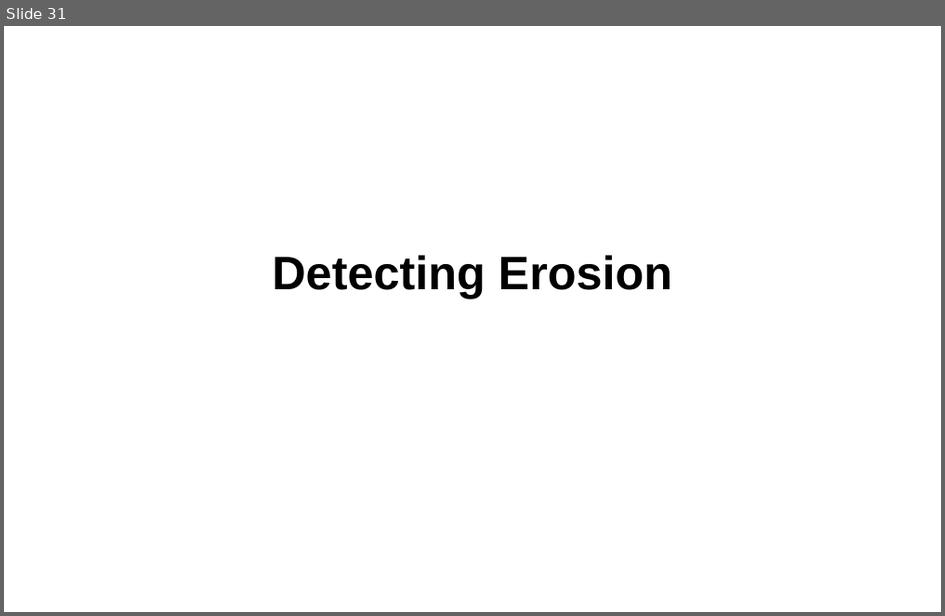
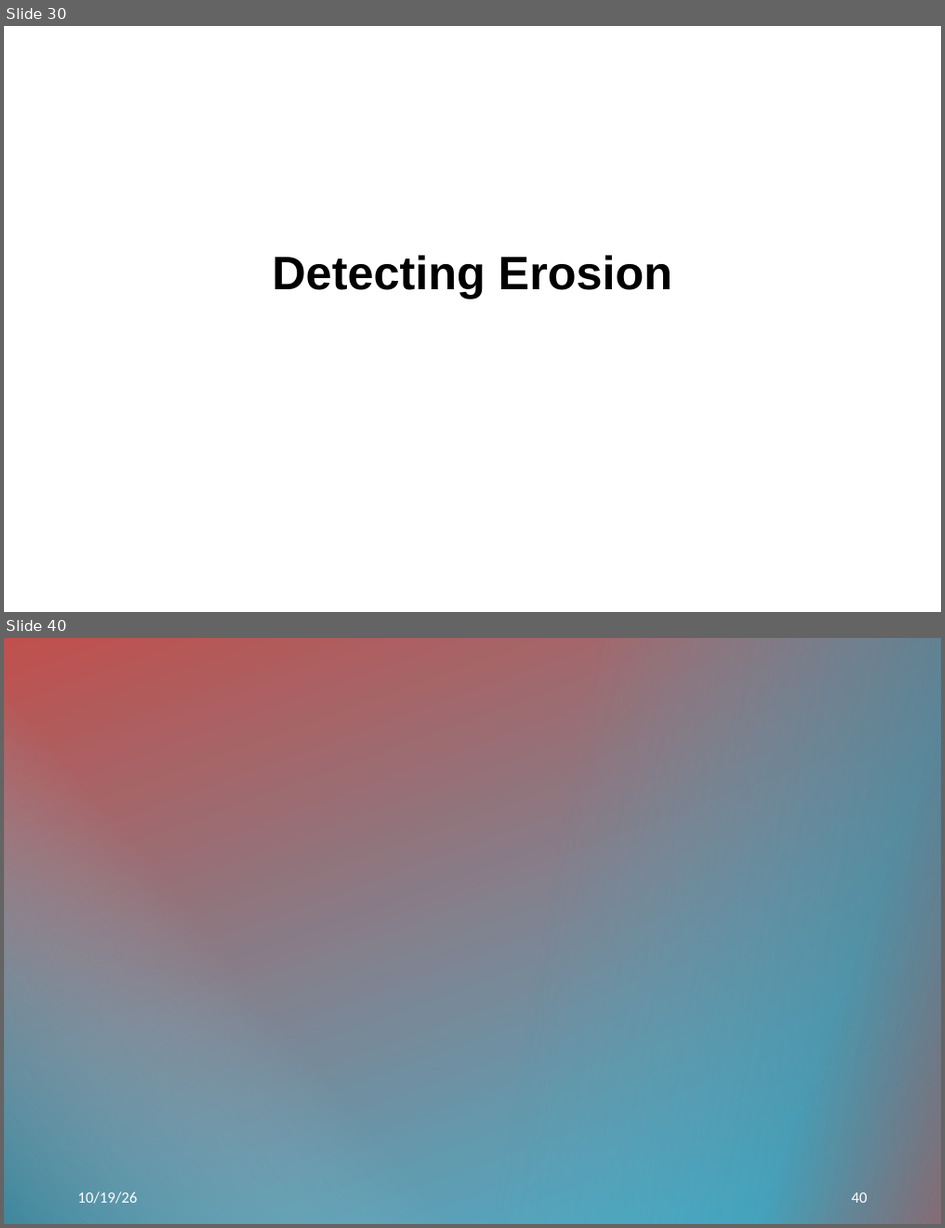
Before and after one commit to SannioEvolution/Material, a slide deck: 8 - Architectural Erosion and Smells.pptx. Shown one above the other, each under a label of ours: slide 31 before the commit, slides 30 and 40 after it; the slides between them are not shown. The pictures are 945x616 and 945x1228 pixels, drawn with LibreOffice and Linux fonts; fonts in the diff are those of the drawing; background and template pictures are left out; a plain dark background stands for a picture behind light text. Boxes give left, top, right and bottom in pixels: in the first picture for what was removed or moved away, otherwise in the second. Text is boxed around its words. In the diff, an @@ line names an element or a change of style, - is before the commit and + after.

```diff
--- a/8 - Architectural Erosion and Smells.pptx
+++ b/8 - Architectural Erosion and Smells.pptx
@@ slide 40 added at [4,638,941,1224], background picture (left out) @@
@@ group added at [4,638,941,1224]: 4 rectangles @@
@@ text added at [77,1191,137,1203], 12 pt, text #FFFFFF @@
+10/19/26
@@ page number added at [852,1192,868,1203], 12 pt, text #FFFFFF @@
+40
@@ what was slide 31 is now slide 30 @@
```
Also in this commit, not shown: 55 slides changed, 6 other slides added, 5 slides removed.
